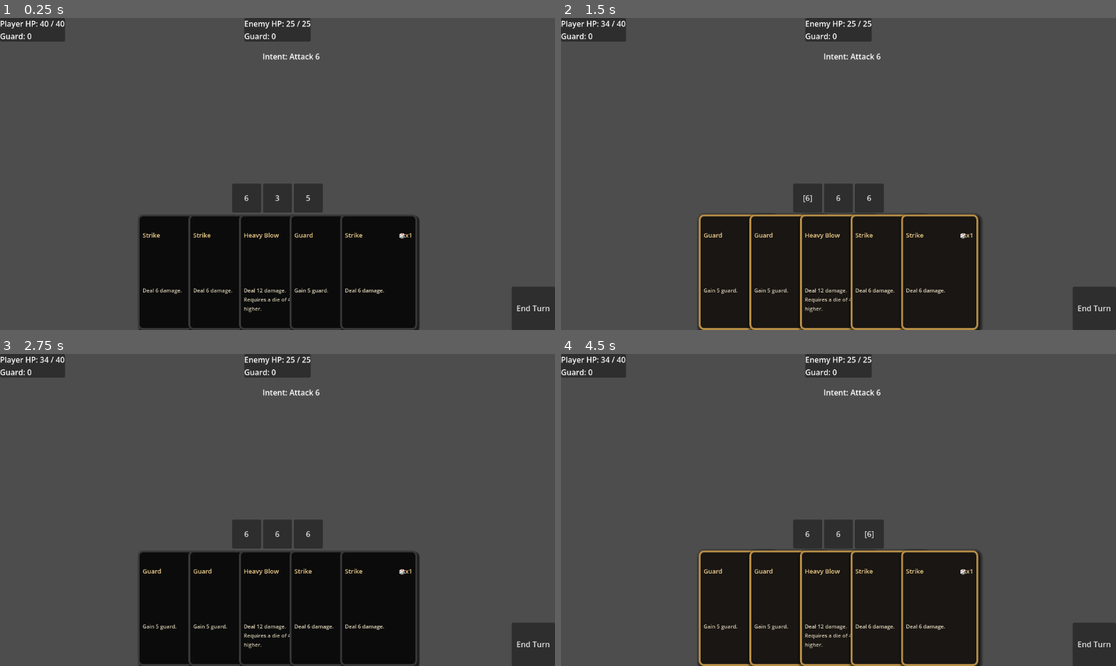
Above: before the commit, frames 1-4 (two rows, left to right).
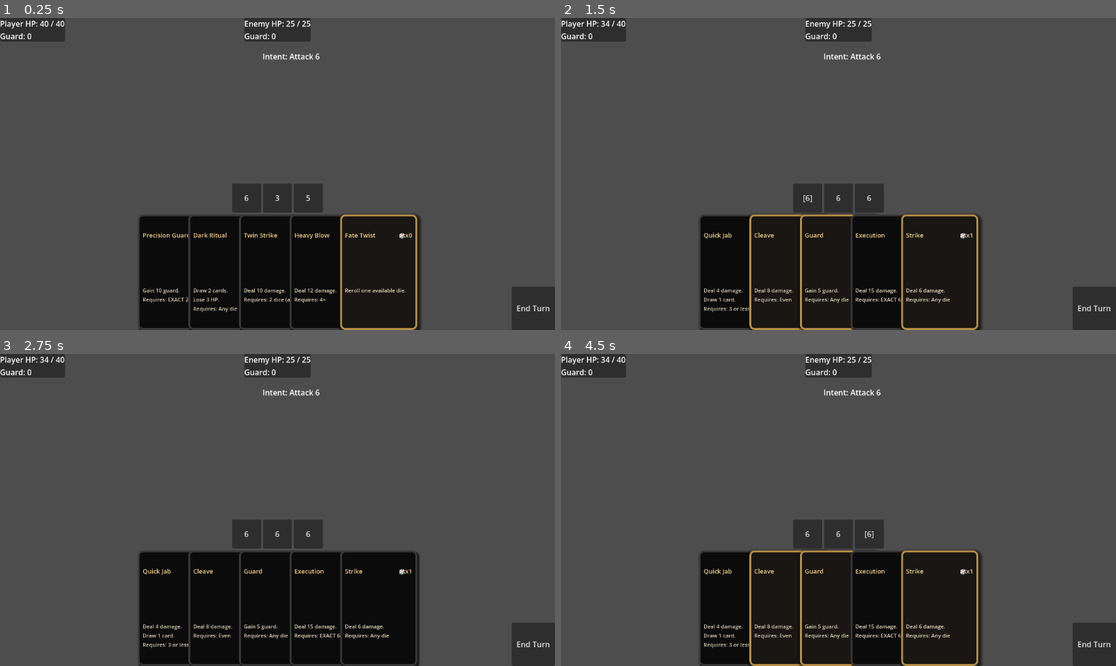
Above: after the commit, the same moments.

Repository: Bbran4/TheThroneThatBreathes
Game: Godot game, scene res://scenes/CombatTest.tscn
The game is run twice, just before and just after one commit, with the same random seed, the same clock (stepped at 60 frames per second) and the same inputs.
Inputs:
- Up to frame 1 (0.25 s): no input
- Up to frame 2 (1.5 s): click "End Turn" at 0.5 s; click "6" at 1.25 s
- Up to frame 3 (2.75 s): click "[6]" at 2 s
- Up to frame 4 (4.5 s): click "6" at 2.75 s; click "[6]" at 3.5 s; click "6" at 4.25 s

The runs differ from the first frame. In frame 1, 1.4% of the frame differs, in the area x 25-76%, y 63-100%; in frame 2, 1.2%; in frame 3, 0.7%; in frame 4, 1.2%.

Commit message:
Card Reroll

Diff:
--- /dev/null
+++ b/resources/cards/test/Cleave.tres
@@ -0,0 +1,13 @@
+[gd_resource type="Resource" script_class="CardData" format=3 uid="uid://bg3w4evgqg7n4"]
+
+[ext_resource type="Script" uid="uid://c6v6cyclnv500" path="res://scripts/combat/CardData.gd" id="1_prnu8"]
+
+[resource]
+script = ExtResource("1_prnu8")
+card_name = "Cleave"
+description = "Deal 8 damage.
+Requires: Even"
+dice_requirement_type = 3
+base_damage = 8
+can_target_enemy = true
+metadata/_custom_type_script = "uid://c6v6cyclnv500"
--- /dev/null
+++ b/resources/cards/test/DarkRitual.tres
@@ -0,0 +1,14 @@
+[gd_resource type="Resource" script_class="CardData" format=3 uid="uid://wbp2t40kpxby"]
+
+[ext_resource type="Script" uid="uid://c6v6cyclnv500" path="res://scripts/combat/CardData.gd" id="1_3xx6a"]
+
+[resource]
+script = ExtResource("1_3xx6a")
+card_name = "Dark Ritual"
+description = "Draw 2 cards.
+Lose 3 HP.
+Requires: Any die"
+base_damage = 3
+cards_to_draw = 2
+can_target_self = true
+metadata/_custom_type_script = "uid://c6v6cyclnv500"
--- /dev/null
+++ b/resources/cards/test/Execution.tres
@@ -0,0 +1,14 @@
+[gd_resource type="Resource" script_class="CardData" format=3 uid="uid://chjeca26whnm"]
+
+[ext_resource type="Script" uid="uid://c6v6cyclnv500" path="res://scripts/combat/CardData.gd" id="1_8yawm"]
+
+[resource]
+script = ExtResource("1_8yawm")
+card_name = "Execution"
+description = "Deal 15 damage.
+Requires: EXACT 6"
+dice_required = 6
+dice_requirement_type = 2
+base_damage = 15
+can_target_enemy = true
+metadata/_custom_type_script = "uid://c6v6cyclnv500"
--- /dev/null
+++ b/resources/cards/test/FateTwist.tres
@@ -0,0 +1,13 @@
+[gd_resource type="Resource" script_class="CardData" format=3 uid="uid://bjd605pctd2tj"]
+
+[ext_resource type="Script" uid="uid://c6v6cyclnv500" path="res://scripts/combat/CardData.gd" id="1_jjmeb"]
+
+[resource]
+script = ExtResource("1_jjmeb")
+card_name = "Fate Twist"
+description = "Reroll one available die."
+card_type = 2
+dice_required = 0
+effect_type = 1
+can_target_self = true
+metadata/_custom_type_script = "uid://c6v6cyclnv500"
--- a/resources/cards/test/Guard.tres
+++ b/resources/cards/test/Guard.tres
@@ -5,7 +5,8 @@
 [resource]
 script = ExtResource("1_o5nhl")
 card_name = "Guard"
-description = "Gain 5 guard."
+description = "Gain 5 guard.
+Requires: Any die"
 card_type = 1
 base_guard = 5
 can_target_self = true
--- a/resources/cards/test/HeavyBlow.tres
+++ b/resources/cards/test/HeavyBlow.tres
@@ -5,7 +5,8 @@
 [resource]
 script = ExtResource("1_psuy8")
 card_name = "Heavy Blow"
-description = "Deal 12 damage. Requires a die of 4 or higher."
+description = "Deal 12 damage.
+Requires: 4+"
 dice_requirement_type = 1
 required_die_value = 4
 base_damage = 12
--- /dev/null
+++ b/resources/cards/test/PrecisionGuard.tres
@@ -0,0 +1,14 @@
+[gd_resource type="Resource" script_class="CardData" format=3 uid="uid://b85ava5av40jk"]
+
+[ext_resource type="Script" uid="uid://c6v6cyclnv500" path="res://scripts/combat/CardData.gd" id="1_r63wa"]
+
+[resource]
+script = ExtResource("1_r63wa")
+card_name = "Precision Guard"
+description = "Gain 10 guard.
+Requires: EXACT 2"
+card_type = 1
+dice_required = 2
+dice_requirement_type = 2
+can_target_self = true
+metadata/_custom_type_script = "uid://c6v6cyclnv500"
--- /dev/null
+++ b/resources/cards/test/QuickJab.tres
@@ -0,0 +1,16 @@
+[gd_resource type="Resource" script_class="CardData" format=3 uid="uid://bvw6exk2jecjx"]
+
+[ext_resource type="Script" uid="uid://c6v6cyclnv500" path="res://scripts/combat/CardData.gd" id="1_1gk77"]
+
+[resource]
+script = ExtResource("1_1gk77")
+card_name = "Quick Jab"
+description = "Deal 4 damage.
+Draw 1 card.
+Requires: 3 or less"
+dice_required = 3
+dice_requirement_type = 1
+base_damage = 4
+cards_to_draw = 1
+can_target_enemy = true
+metadata/_custom_type_script = "uid://c6v6cyclnv500"
--- a/resources/cards/test/Strike.tres
+++ b/resources/cards/test/Strike.tres
@@ -5,7 +5,9 @@
 [resource]
 script = ExtResource("1_cegqs")
 card_name = "Strike"
-description = "Deal 6 damage."
+description = "Deal 6 damage.
+Requires: Any die"
+flavor_text = "Basic sword attack."
 base_damage = 6
 can_target_enemy = true
 metadata/_custom_type_script = "uid://c6v6cyclnv500"
--- /dev/null
+++ b/resources/cards/test/TwinStrike.tres
@@ -0,0 +1,13 @@
+[gd_resource type="Resource" script_class="CardData" format=3 uid="uid://c44i5167vmuk5"]
+
+[ext_resource type="Script" uid="uid://c6v6cyclnv500" path="res://scripts/combat/CardData.gd" id="1_5xhd0"]
+
+[resource]
+script = ExtResource("1_5xhd0")
+card_name = "Twin Strike"
+description = "Deal 10 damage.
+Requires: 2 dice (any)"
+dice_required = 2
+base_damage = 10
+can_target_enemy = true
+metadata/_custom_type_script = "uid://c6v6cyclnv500"
--- a/scenes/CombatTest.tscn
+++ b/scenes/CombatTest.tscn
@@ -10,14 +10,21 @@
 [ext_resource type="Resource" uid="uid://dwtgw0nqbdy5p" path="res://resources/cards/test/Strike.tres" id="5_2nakn"]
 [ext_resource type="Resource" uid="uid://clbraadrbyb5u" path="res://resources/cards/test/Guard.tres" id="6_e14ux"]
 [ext_resource type="Resource" uid="uid://cjbc63iwfx7it" path="res://resources/cards/test/HeavyBlow.tres" id="7_qf82r"]
+[ext_resource type="Resource" uid="uid://bvw6exk2jecjx" path="res://resources/cards/test/QuickJab.tres" id="8_5tqi3"]
+[ext_resource type="Resource" uid="uid://bg3w4evgqg7n4" path="res://resources/cards/test/Cleave.tres" id="9_xve5x"]
+[ext_resource type="Resource" uid="uid://chjeca26whnm" path="res://resources/cards/test/Execution.tres" id="10_28vxc"]
+[ext_resource type="Resource" uid="uid://b85ava5av40jk" path="res://resources/cards/test/PrecisionGuard.tres" id="11_bugva"]
 [ext_resource type="PackedScene" uid="uid://dhvfey22vpu1o" path="res://scenes/ui/CombatUI.tscn" id="11_qqmgp"]
 [ext_resource type="PackedScene" uid="uid://ciar7k28ykcld" path="res://scenes/ui/CardView.tscn" id="12_8equi"]
+[ext_resource type="Resource" uid="uid://c44i5167vmuk5" path="res://resources/cards/test/TwinStrike.tres" id="12_ifsdk"]
+[ext_resource type="Resource" uid="uid://wbp2t40kpxby" path="res://resources/cards/test/DarkRitual.tres" id="13_plbue"]
+[ext_resource type="Resource" uid="uid://bjd605pctd2tj" path="res://resources/cards/test/FateTwist.tres" id="14_xve5x"]
 
 [node name="CombatTest" type="Node" unique_id=1986889536]
 script = ExtResource("1_aa5v2")
 player_stats = ExtResource("2_mvvgd")
 enemy_stats = ExtResource("3_qqmgp")
-player_deck = Array[ExtResource("4_8equi")]([ExtResource("5_2nakn"), ExtResource("5_2nakn"), ExtResource("5_2nakn"), ExtResource("6_e14ux"), ExtResource("6_e14ux"), ExtResource("7_qf82r")])
+player_deck = Array[ExtResource("4_8equi")]([ExtResource("5_2nakn"), ExtResource("5_2nakn"), ExtResource("6_e14ux"), ExtResource("7_qf82r"), ExtResource("8_5tqi3"), ExtResource("9_xve5x"), ExtResource("10_28vxc"), ExtResource("11_bugva"), ExtResource("12_ifsdk"), ExtResource("13_plbue"), ExtResource("14_xve5x")])
 enemy_deck = Array[ExtResource("4_8equi")]([ExtResource("5_2nakn"), ExtResource("5_2nakn"), ExtResource("6_e14ux")])
 
 [node name="CombatManager" type="Node" parent="." unique_id=1843945017]
--- a/scripts/combat/CardData.gd
+++ b/scripts/combat/CardData.gd
@@ -21,6 +21,11 @@
 	ODD
 }
 
+enum CardEffectType {
+	NORMAL,
+	REROLL_DIE
+}
+
 @export var card_art: Texture2D
 
 @export var card_name: String = "Unnamed Card"
@@ -40,7 +45,7 @@
 
 # Used when a card requires a minimum value or exact value.
 @export var required_die_value: int = 1
-
+@export var effect_type: CardEffectType = CardEffectType.NORMAL
 # Base combat values.
 @export var base_damage: int = 0
 @export var base_guard: int = 0
--- a/scripts/combat/CombatManager.gd
+++ b/scripts/combat/CombatManager.gd
@@ -217,6 +217,8 @@
 	if card.cards_to_draw > 0:
 		user.draw_cards(card.cards_to_draw)
 
+	if card.can_target_self and damage_amount > 0:
+		user.take_damage(damage_amount)
 
 func _check_combat_end() -> void:
 	if player.is_dead():
--- a/scripts/combat/DiceData.gd
+++ b/scripts/combat/DiceData.gd
@@ -33,3 +33,8 @@
 
 func get_display_text() -> String:
 	return str(current_value)
+
+func reroll() -> int:
+	# Rerolls this die without changing whether it is assigned.
+	current_value = randi_range(1, sides)
+	return current_value
--- a/scripts/ui/CombatUI.gd
+++ b/scripts/ui/CombatUI.gd
@@ -22,7 +22,7 @@
 var enemy: EnemyCombatant
 
 var selected_dice: Array[DiceData] = []
-
+var pending_rerolls: int = 0
 
 func setup_ui(new_combat_manager: CombatManager, new_player: PlayerCombatant, new_enemy: EnemyCombatant) -> void:
 	# Store references to the combat objects.
@@ -153,32 +153,62 @@
 	_clear_children(dice_container)
 
 	for die in player.get_dice():
-		var button := Button.new()
-		button.custom_minimum_size = Vector2(60, 60)
+		var die_slot := VBoxContainer.new()
+
+		var die_button := Button.new()
+		die_button.custom_minimum_size = Vector2(60, 60)
 
 		if selected_dice.has(die):
-			button.text = "[" + str(die.current_value) + "]"
+			die_button.text = "[" + str(die.current_value) + "]"
 		else:
-			button.text = str(die.current_value)
-
-		# Disable dice that are already spent.
+			die_button.text = str(die.current_value)
+
 		if die.is_assigned:
-			button.disabled = true
-
-		# Disable dice if no card in hand could use it.
+			die_button.disabled = true
 		elif not _can_any_card_use_die(die):
-			button.disabled = true
-
-		button.pressed.connect(func():
+			die_button.disabled = true
+
+		die_button.pressed.connect(func():
 			_on_die_pressed(die)
 		)
 
-		dice_container.add_child(button)
+		die_slot.add_child(die_button)
+
+		if pending_rerolls > 0 and not die.is_assigned:
+			var reroll_button := Button.new()
+			reroll_button.text = "Reroll"
+			reroll_button.custom_minimum_size = Vector2(60, 24)
+
+			reroll_button.pressed.connect(func():
+				_on_reroll_pressed(die)
+			)
+
+			die_slot.add_child(reroll_button)
+
+		dice_container.add_child(die_slot)
+
+func _on_reroll_pressed(die: DiceData) -> void:
+	if pending_rerolls <= 0:
+		return
+
+	if die == null:
+		return
+
+	if die.is_assigned:
+		return
+
+	die.reroll()
+	pending_rerolls -= 1
+
+	selected_dice.clear()
+
+	print("Rerolled die. New value: ", die.current_value)
+
+	_refresh_dice()
+	_refresh_hand()
+	_update_all()
 
 func _on_card_pressed(card: CardData) -> void:
-	# Cards resolve immediately when clicked.
-	# The player must already have selected enough valid dice.
-
 	if selected_dice.size() < card.dice_required:
 		print("Not enough dice selected for ", card.card_name)
 		return
@@ -192,10 +222,12 @@
 	if success:
 		print("Played card: ", card.card_name)
 
-		# Clear dice selection after spending dice.
 		selected_dice.clear()
 
-		# Refresh UI immediately after card resolution.
+		if card.effect_type == CardData.CardEffectType.REROLL_DIE:
+			pending_rerolls += 1
+			print("Reroll available.")
+
 		_refresh_hand()
 		_refresh_dice()
 		_update_all()
@@ -223,23 +255,24 @@
 
 func _on_end_turn_pressed() -> void:
 	selected_dice.clear()
+	pending_rerolls = 0
 	combat_manager.end_player_turn()
 
 func _on_player_turn_started() -> void:
 	end_turn_button.disabled = false
 	selected_dice.clear()
-
-	_refresh_hand()
-	_refresh_dice()
-	_update_all()
-
+	pending_rerolls = 0
+
+	_refresh_hand()
+	_refresh_dice()
+	_update_all()
 
 func _on_enemy_turn_started() -> void:
 	end_turn_button.disabled = true
 	selected_dice.clear()
-
-	_update_all()
-
+	pending_rerolls = 0
+
+	_update_all()
 
 func _on_combat_ended(winner: Combatant) -> void:
 	end_turn_button.disabled = true
